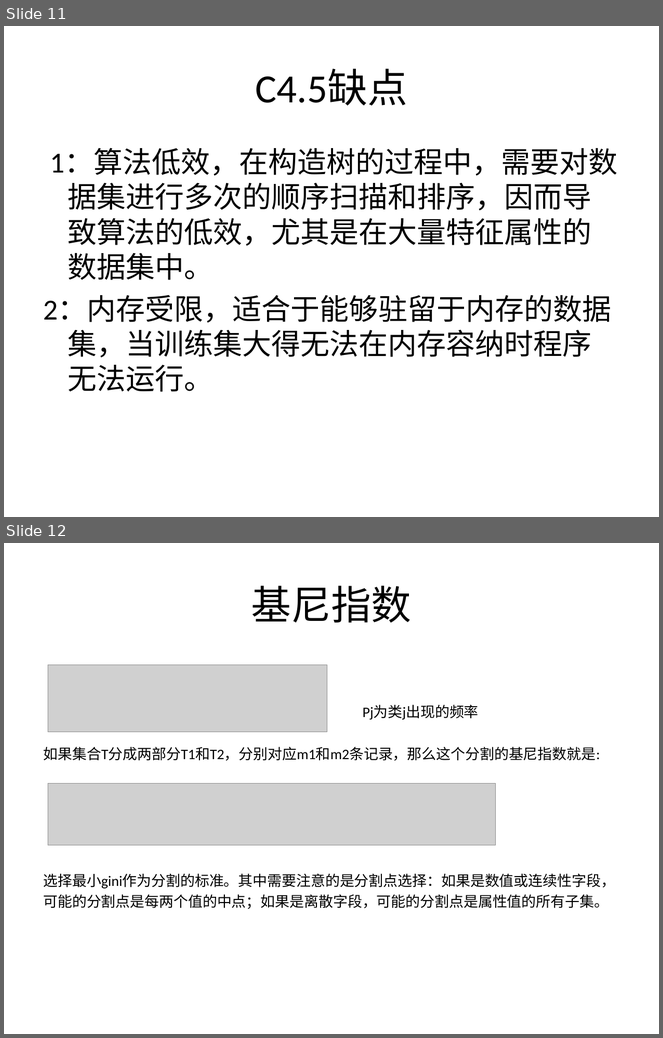
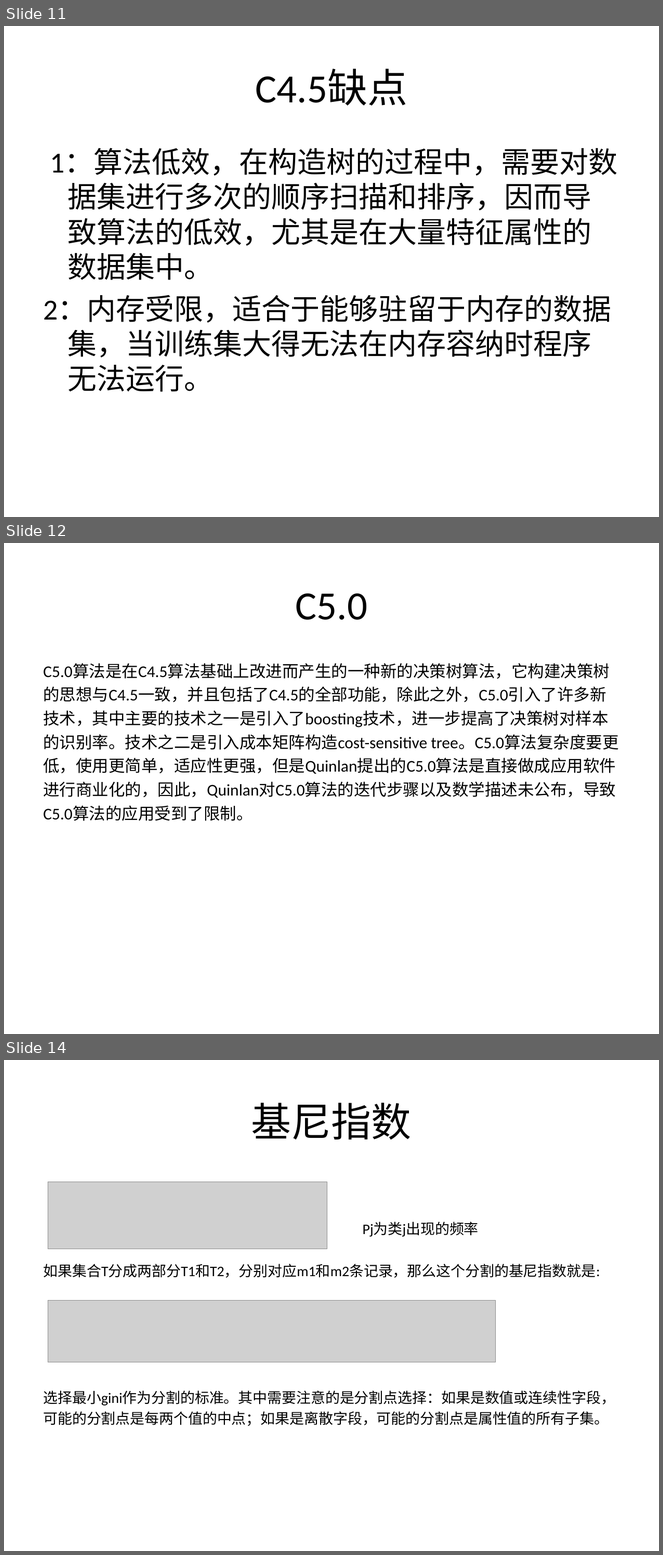
Before and after one commit to fighting-one-piece/shell-scripts, a slide deck: data_mining/src/main/resources/doc/decisiontree.ppt. Shown one above the other, each under a label of ours: slides 11 and 12 before the commit, slides 11, 12 and 14 after it; the slides between them are not shown. The pictures are 663x1038 and 663x1555 pixels, drawn with LibreOffice and Linux fonts; fonts in the diff are those of the drawing; grey boxes stand for pictures. Boxes give left, top, right and bottom in pixels: in the first picture for what was removed or moved away, otherwise in the second. Text is boxed around its words. In the diff, an @@ line names an element or a change of style, - is before the commit and + after.

```diff
--- a/data_mining/src/main/resources/doc/decisiontree.ppt
+++ b/data_mining/src/main/resources/doc/decisiontree.ppt
@@ slide 12 added at (4, 543, 659, 1034), background #FFFFFF @@
@@ title added at (296, 593, 367, 620), 44 pt, text #000000 @@
+C5.0
@@ text added at (43, 663, 619, 821), 18 pt, text #000000 @@
+C5.0算法是在C4.5算法基础上改进而产生的一种新的决策树算法，它构建决策树
+的思想与C4.5一致，并且包括了C4.5的全部功能，除此之外，C5.0引入了许多新
+技术，其中主要的技术之一是引入了boosting技术，进一步提高了决策树对样本
+的识别率。技术之二是引入成本矩阵构造cost-sensitive tree。C5.0算法复杂度要更
+低，使用更简单，适应性更强，但是Quinlan提出的C5.0算法是直接做成应用软件
+进行商业化的，因此，Quinlan对C5.0算法的迭代步骤以及数学描述未公布，导致
+C5.0算法的应用受到了限制。
@@ what was slide 12 is now slide 14 @@
```
Also in this commit, not shown: 1 slide changed, 2 other slides added, 9 other files.
